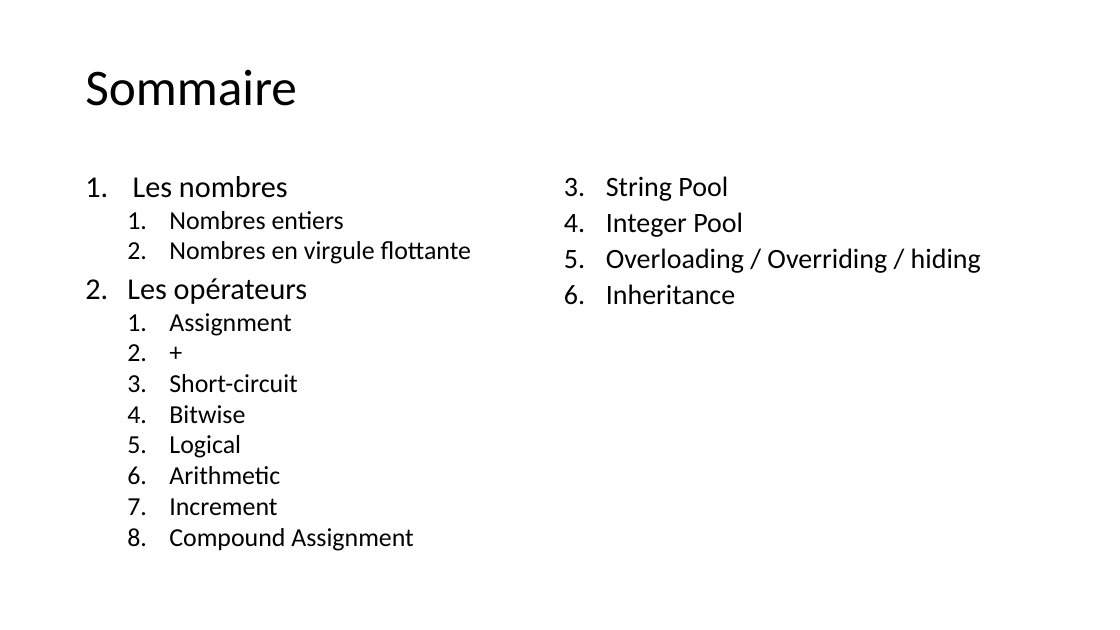
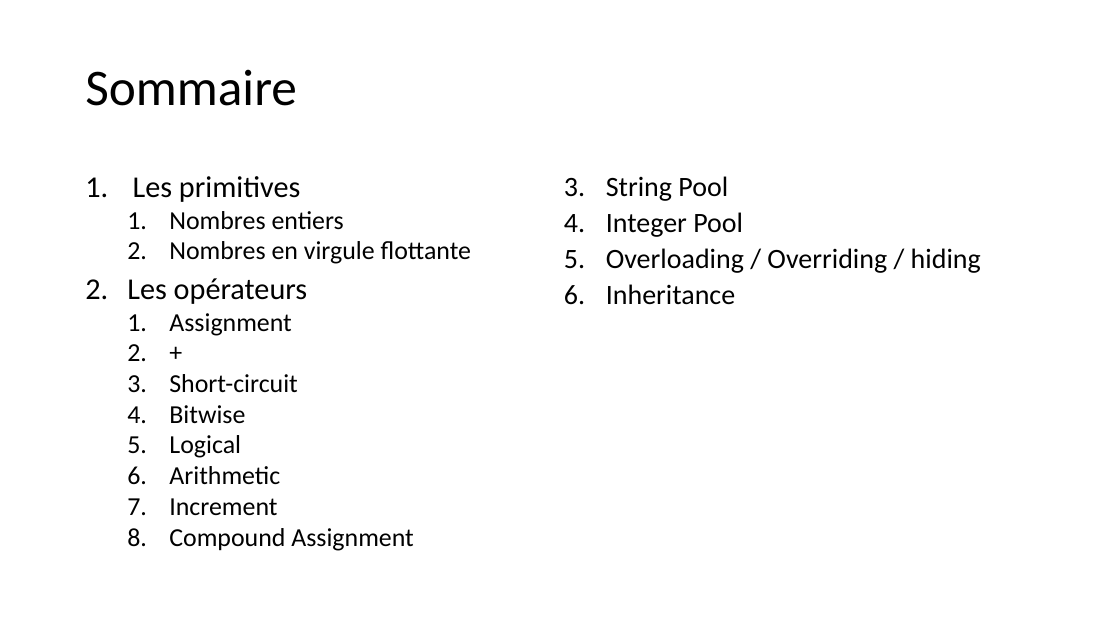
Before and after one commit to ovp123/dojo202212, a slide deck: slide 2 of Fondamentaux de Java.pptx. Drawn at 1120x630 pixels with LibreOffice and Linux fonts; fonts in the diff are those of the drawing. Boxes give left, top, right and bottom in pixels: in the first picture for what was removed or moved away, otherwise in the second. Text is boxed around its words. In the diff, an @@ line names an element or a change of style, - is before the commit and + after.

```diff
--- a/Fondamentaux de Java.pptx
+++ b/Fondamentaux de Java.pptx
@@ text at (x1=133, y1=176, x2=300, y2=202): text changed @@
-1. Les nombres
+1. Les primitives
```
Also in this commit, not shown: 3 other slides changed, 1 slide added, 3 other files.
